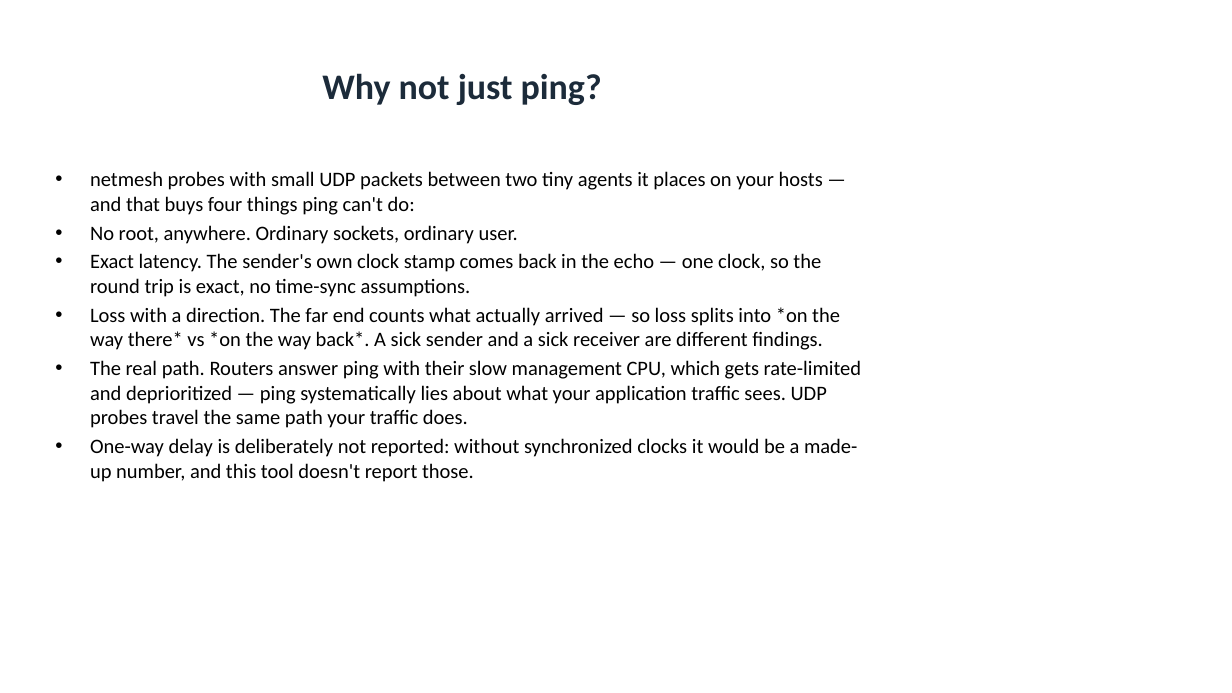
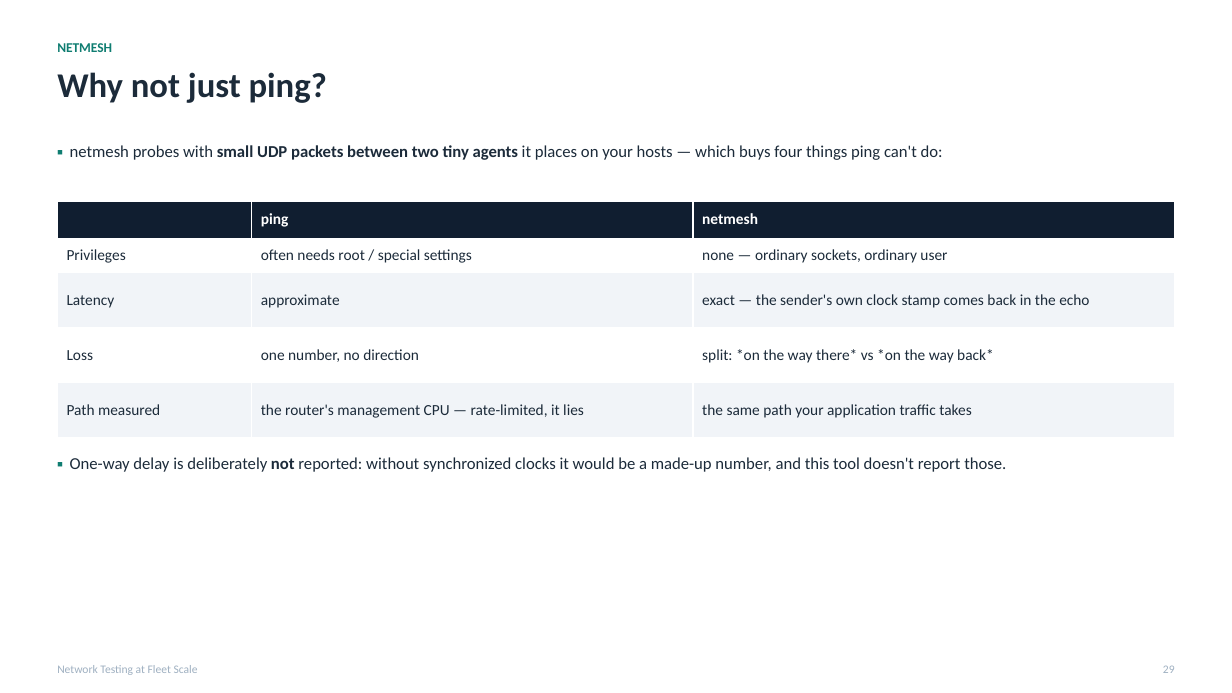
Before and after one commit to MartinGallagher-code/presentations, a slide deck: slide 29 of network-testing/network_testing.pptx. Drawn at 1232x693 pixels with LibreOffice and Linux fonts; fonts in the diff are those of the drawing. Boxes give left, top, right and bottom in pixels: in the first picture for what was removed or moved away, otherwise in the second. Text is boxed around its words. In the diff, an @@ line names an element or a change of style, - is before the commit and + after.

```diff
--- a/network-testing/network_testing.pptx
+++ b/network-testing/network_testing.pptx
@@ text added at box(57, 43, 112, 52), 10.5 pt, text #0F7D71, bold @@
+NETMESH
@@ text "Why not just ping?": place and size @@
-text "Why not just ping?" at box(322, 73, 602, 105)
+text "Why not just ping?" at box(57, 72, 327, 103)
@@ text "Why not just ping?" at box(57, 72, 327, 103): size 28 to 27 pt; alignment centre to left; vertical alignment middle to top @@
@@ text added at box(70, 145, 943, 160), 13 pt, text #1C2B3A @@
+▪ netmesh probes with small UDP packets between two tiny agents it places on your hosts — which buys four things ping can't do:
@@ text removed at box(90, 171, 861, 482) @@
-• netmesh probes with small UDP packets between two tiny agents it places on your hosts — and that buys four things ping can't do:
-• No root, anywhere. Ordinary sockets, ordinary user.
-• Exact latency. The sender's own clock stamp comes back in the echo — one clock, so the round trip is exact, no time-sync assumptions.
-• Loss with a direction. The far end counts what actually arrived — so loss splits into *on the way there* vs *on the way back*. A sick sender and a sick receiver are different findings.
-• The real path. Routers answer ping with their slow management CPU, which gets rate-limited and deprioritized — ping systematically lies about what your application traffic sees. UDP probes travel the same path your traffic does.
-• One-way delay is deliberately not reported: without synchronized clocks it would be a made-up number, and this tool doesn't report those.
@@ table added at box(57, 201, 1175, 436), 5 rows, 3 columns @@
+ | ping | netmesh
+Privileges | often needs root / special settings | none — ordinary sockets, ordinary user
+Latency | approximate | exact — the sender's own clock stamp comes back in the echo
+Loss | one number, no direction | split: *on the way there* vs *on the way back*
+Path measured | the router's management CPU — rate-limited, it lies | the same path your application traffic takes
@@ text added at box(70, 457, 1006, 472), 13 pt, text #1C2B3A @@
+▪ One-way delay is deliberately not reported: without synchronized clocks it would be a made-up number, and this tool doesn't report those.
@@ text added at box(57, 665, 198, 675), 9 pt, text #9FB0C1 @@
+Network Testing at Fleet Scale
@@ text added at box(1163, 665, 1175, 673), 9 pt, text #9FB0C1 @@
+29
```
Also in this commit, not shown: 33 other slides changed, 1 slide added, 1 slide removed, 2 other files.
